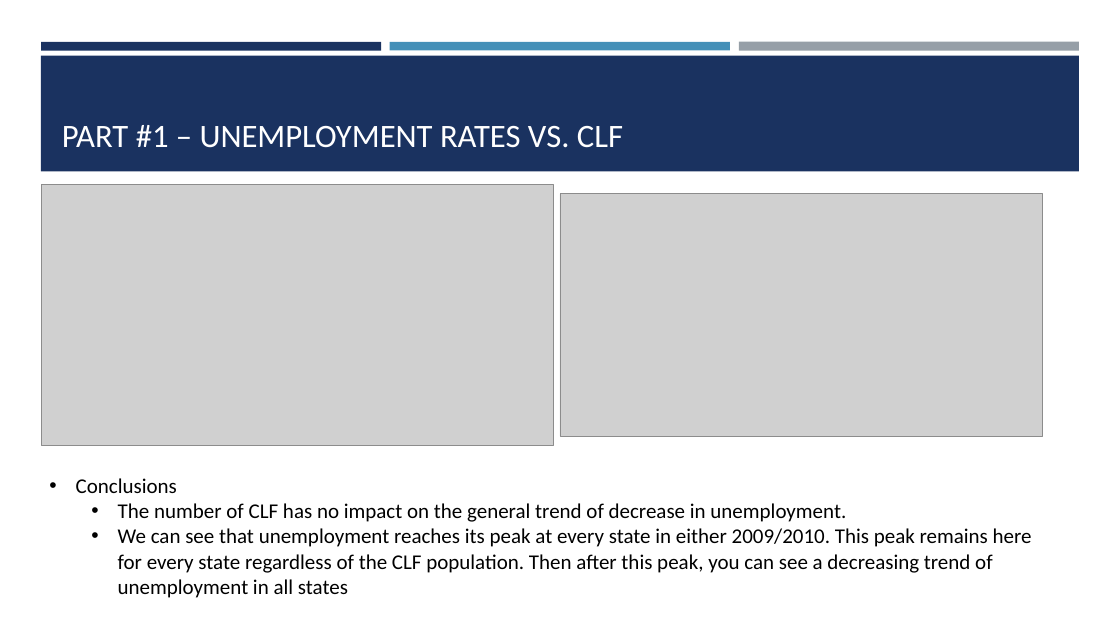
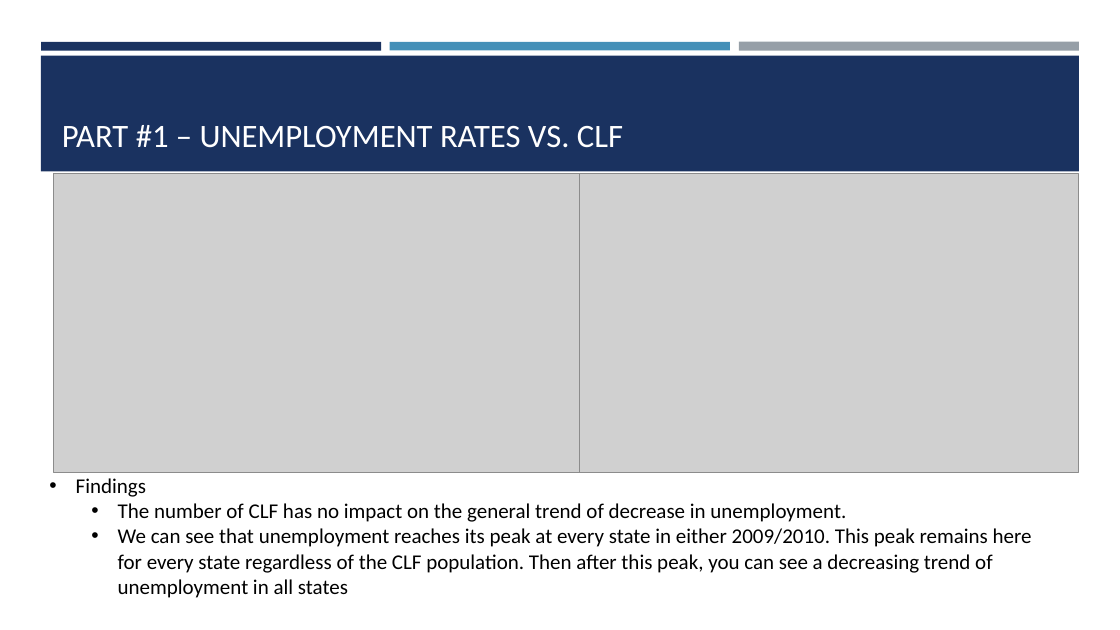
Before and after one commit to shawn-cavalieri/panic_at_the_desktop_project_1, a slide deck: slide 3 of Panic At The Desktop Project 1-.pptx. Drawn at 1120x630 pixels with LibreOffice and Linux fonts; fonts in the diff are those of the drawing; grey boxes stand for pictures. Boxes give left, top, right and bottom in pixels: in the first picture for what was removed or moved away, otherwise in the second. Text is boxed around its words. In the diff, an @@ line names an element or a change of style, - is before the commit and + after.

```diff
--- a/Panic At The Desktop Project 1-.pptx
+++ b/Panic At The Desktop Project 1-.pptx
@@ picture: place and size @@
-picture at <box>41,185,554,445</box>
+picture at <box>54,174,580,472</box>
@@ picture: place and size @@
-picture at <box>560,194,1044,437</box>
+picture at <box>560,174,1080,472</box>
@@ text at <box>76,478,146,497</box>: text changed @@
-• Conclusions
+• Findings
```
Also in this commit, not shown: 8 other slides changed, 1 slide added, 1 slide removed.
